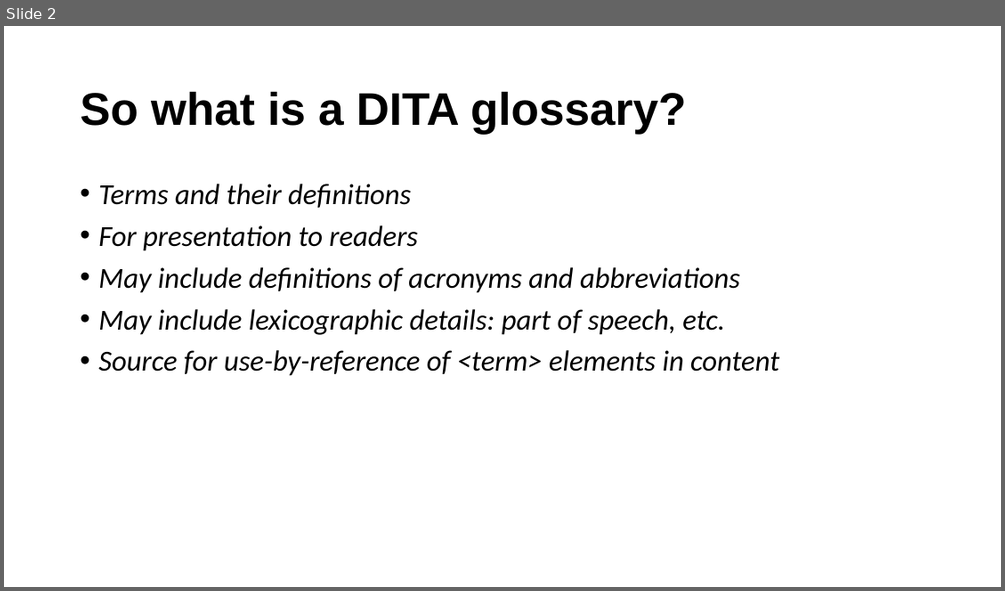
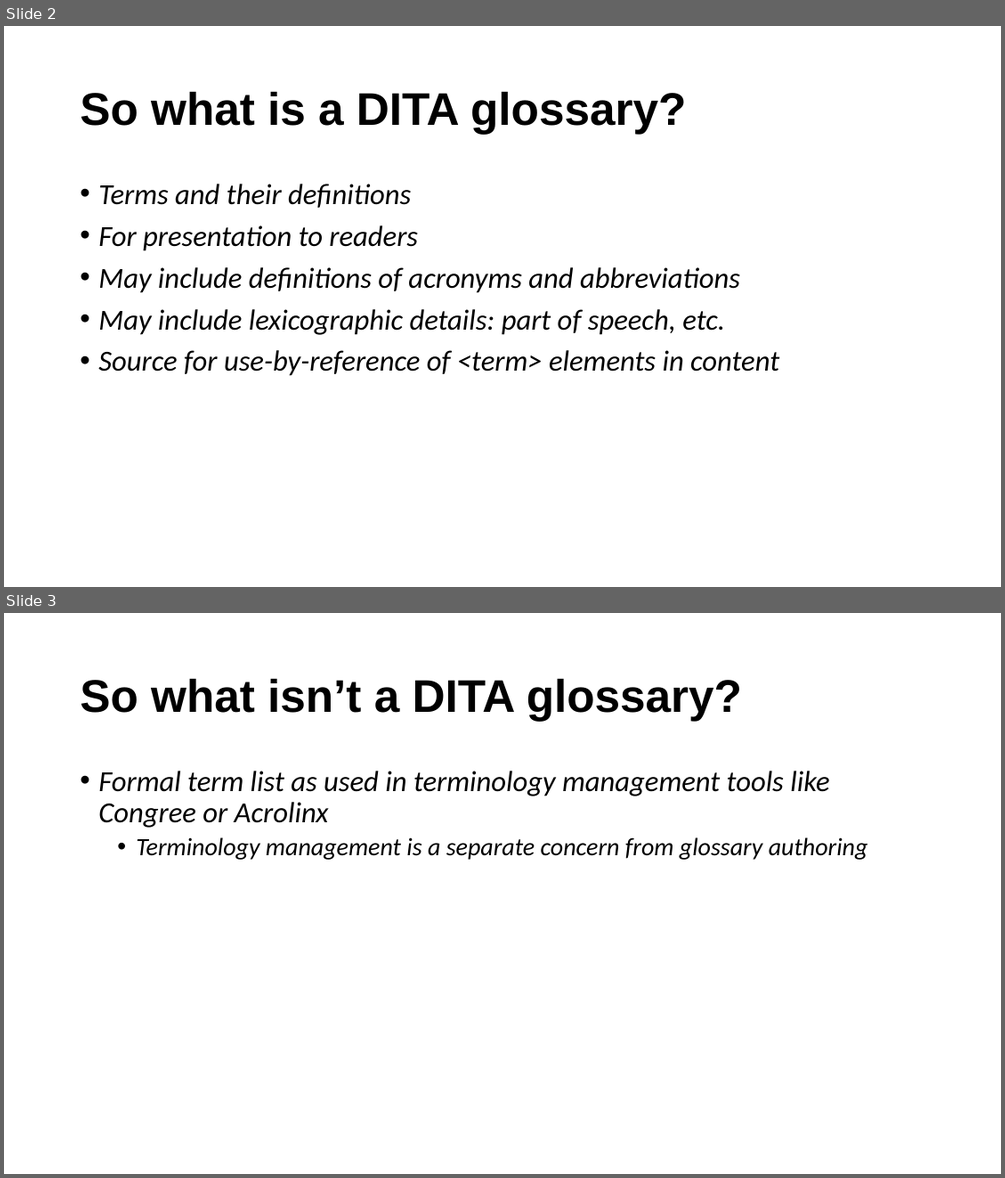
Before and after one commit to drmacro/dita-glossary-authoring-and-publishing, a slide deck: glossaryDITANA/Glossary_DITANA2019.pptx. Shown one above the other, each under a label of ours: slide 2 before the commit, slides 2 and 3 after it. The pictures are 1005x591 and 1005x1178 pixels, drawn with LibreOffice and Linux fonts; fonts in the diff are those of the drawing. Boxes give left, top, right and bottom in pixels: in the first picture for what was removed or moved away, otherwise in the second. Text is boxed around its words. In the diff, an @@ line names an element or a change of style, - is before the commit and + after.

```diff
--- a/glossaryDITANA/Glossary_DITANA2019.pptx
+++ b/glossaryDITANA/Glossary_DITANA2019.pptx
@@ slide 3 added at bbox=[4, 613, 1001, 1174], background #FFFFFF @@
@@ title added at bbox=[80, 678, 742, 721], 44 pt, text #000000, bold @@
+So what isn’t a DITA glossary?
@@ text added at bbox=[98, 771, 868, 860], 28 pt, text #000000, italic @@
+• Formal term list as used in terminology management tools like Congree or Acrolinx
+  • Terminology management is a separate concern from glossary authoring
```
Also in this commit, not shown: 1 slide changed, 1 other slide added, 8 other files.
